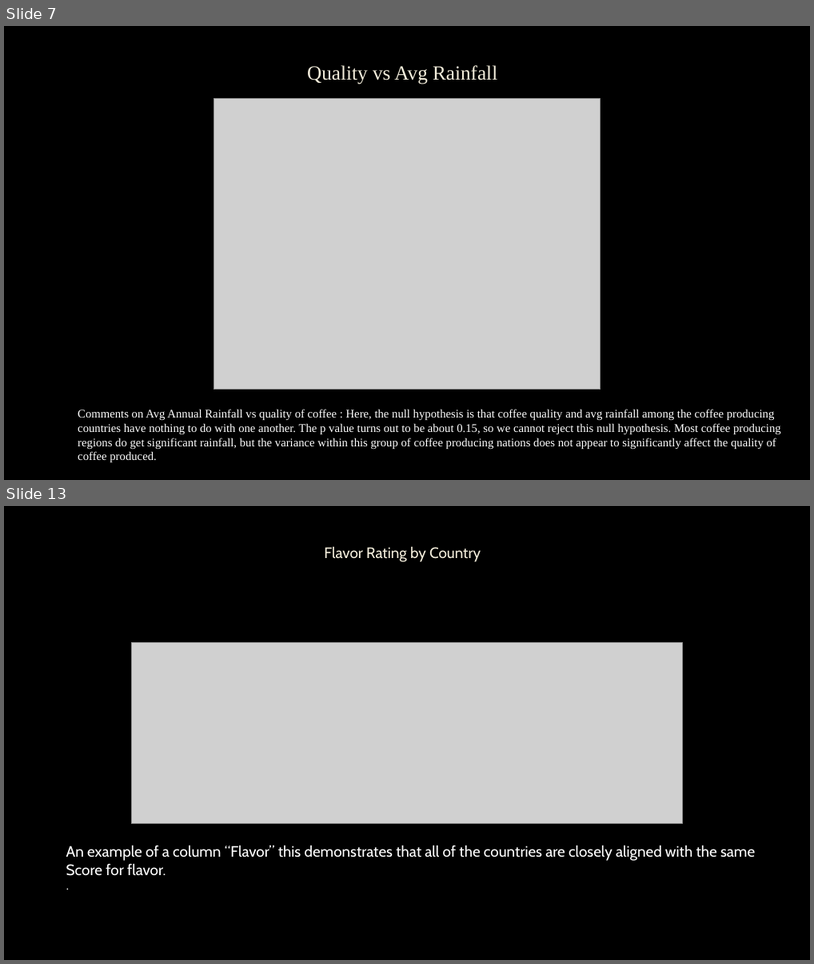
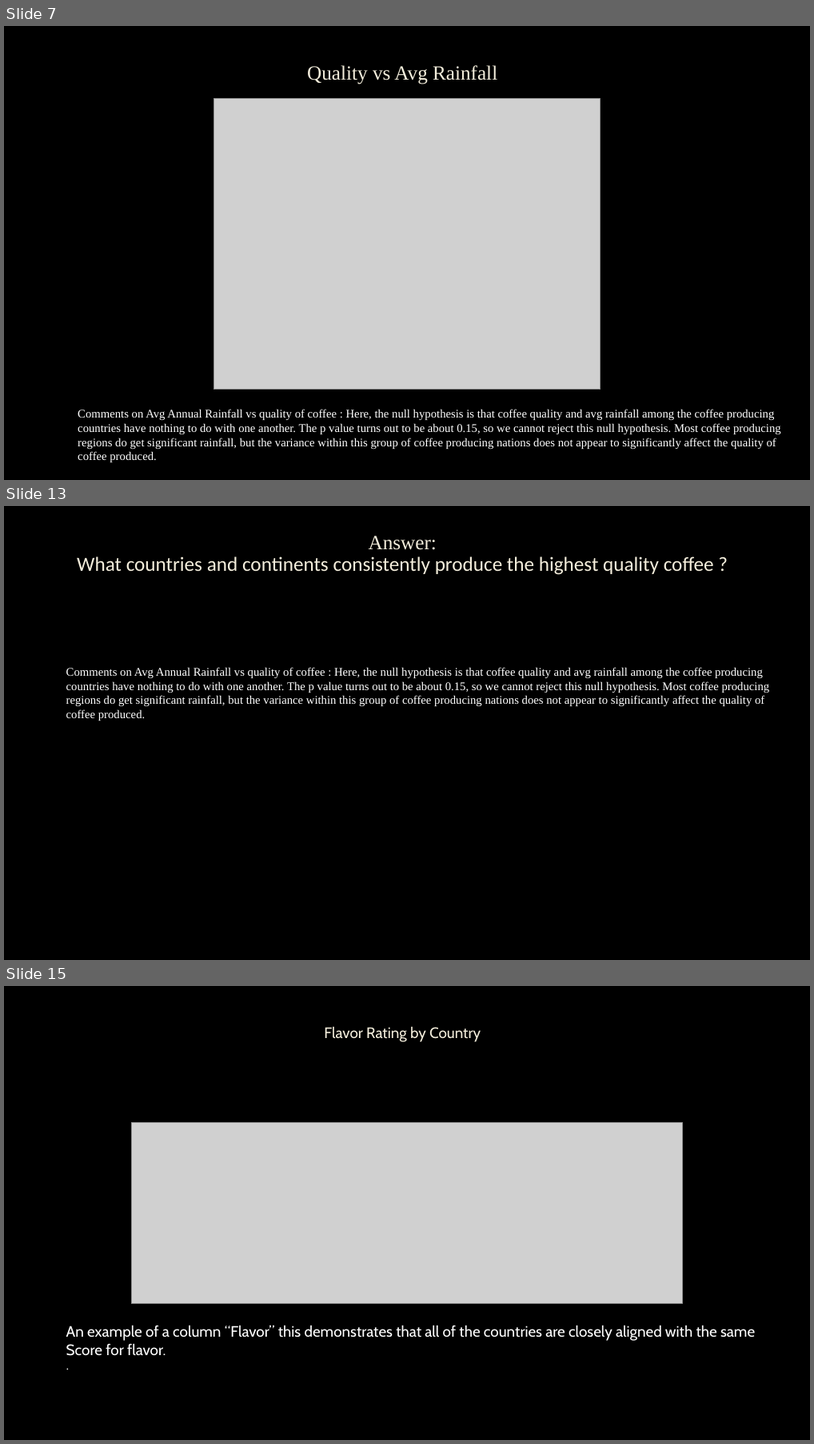
Before and after one commit to colinroberts-data-analytics-portfolio/project1, a slide deck: A Study of Coffee Production.pptx. Shown one above the other, each under a label of ours: slides 7 and 13 before the commit, slides 7, 13 and 15 after it; the slides between them are not shown. The pictures are 814x964 and 814x1444 pixels, drawn with LibreOffice and Linux fonts; fonts in the diff are those of the drawing; grey boxes stand for pictures; background and template pictures are left out. Boxes give left, top, right and bottom in pixels: in the first picture for what was removed or moved away, otherwise in the second. Text is boxed around its words. In the diff, an @@ line names an element or a change of style, - is before the commit and + after.

```diff
--- a/A Study of Coffee Production.pptx
+++ b/A Study of Coffee Production.pptx
@@ slide 13 added at [4, 506, 810, 960], background picture (left out) @@
@@ title added at [77, 536, 714, 575], 24 pt, text #F4EEDC @@
+Answer:
+What countries and continents consistently produce the highest quality coffee ?
@@ text added at [66, 667, 770, 720], 14 pt, text #FFFFFF @@
+Comments on Avg Annual Rainfall vs quality of coffee : Here, the null hypothesis is that coffee quality and avg rainfall among the coffee producing countries have nothing to do with one another. The p value turns out to be about 0.15, so we cannot reject this null hypothesis. Most coffee producing regions do get significant rainfall, but the variance within this group of coffee producing nations does not appear to significantly affect the quality of coffee produced.
@@ what was slide 13 is now slide 15 @@
```
Also in this commit, not shown: 8 slides changed, 5 other slides added, 1 slide removed.
